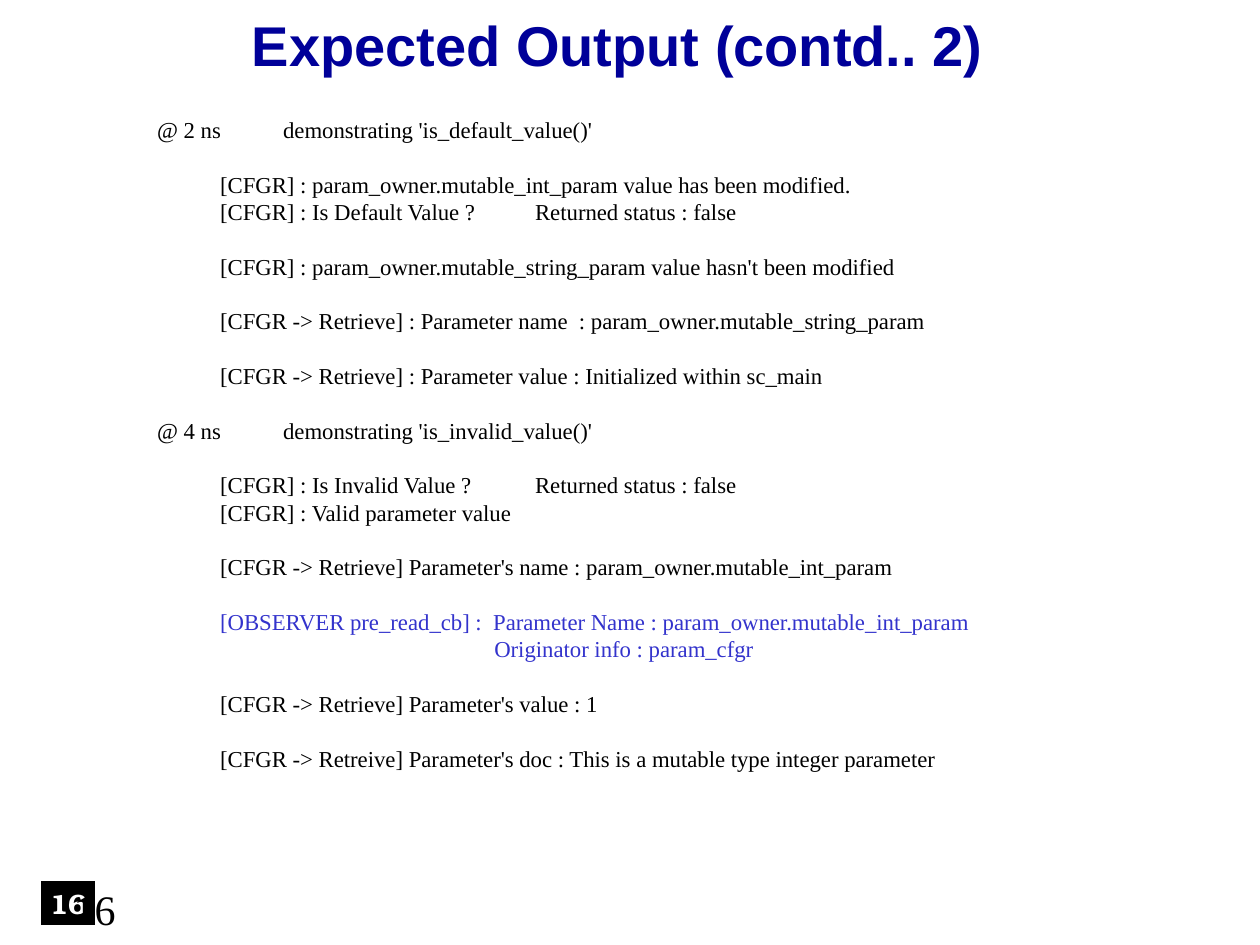
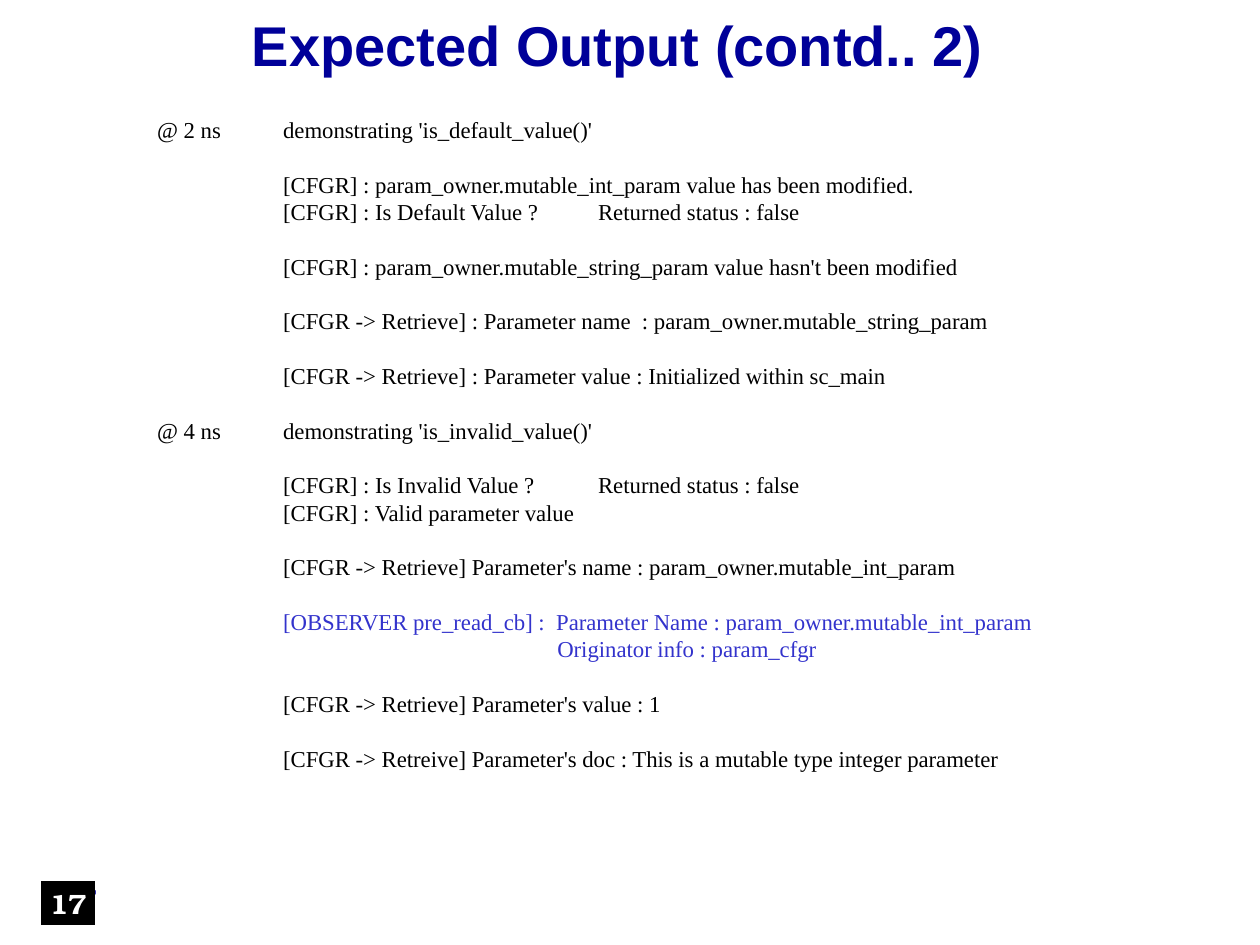
Before and after one commit to accellera-official/cci, a slide deck: slide 17 of examples/ex7_Parameter_Information/docs/ex7_Parameter_Information.ppt (slide 16 before the commit). Drawn at 1260x945 pixels with LibreOffice and Linux fonts; fonts in the diff are those of the drawing; background and template pictures are left out. Boxes give left, top, right and bottom in pixels: in the first picture for what was removed or moved away, otherwise in the second. Text is boxed around its words. In the diff, an @@ line names an element or a change of style, - is before the commit and + after.

```diff
--- a/examples/ex7_Parameter_Information/docs/ex7_Parameter_Information.ppt
+++ b/examples/ex7_Parameter_Information/docs/ex7_Parameter_Information.ppt
@@ text "@ 2 ns demonstrating 'is_default_value()'" rewrapped from (184, 122, 969, 772) to (184, 122, 1032, 772) @@
@@ page number at (44, 885, 98, 934): text changed; size 24 to 28 pt; font Times New Roman to Arial; text colour #000000 to #000099 @@
-16
+17
@@ text in rectangle at (50, 895, 87, 914): text changed @@
-16
+17
```
Also in this commit, not shown: 19 other slides changed, 1 slide added, 10 other files.
